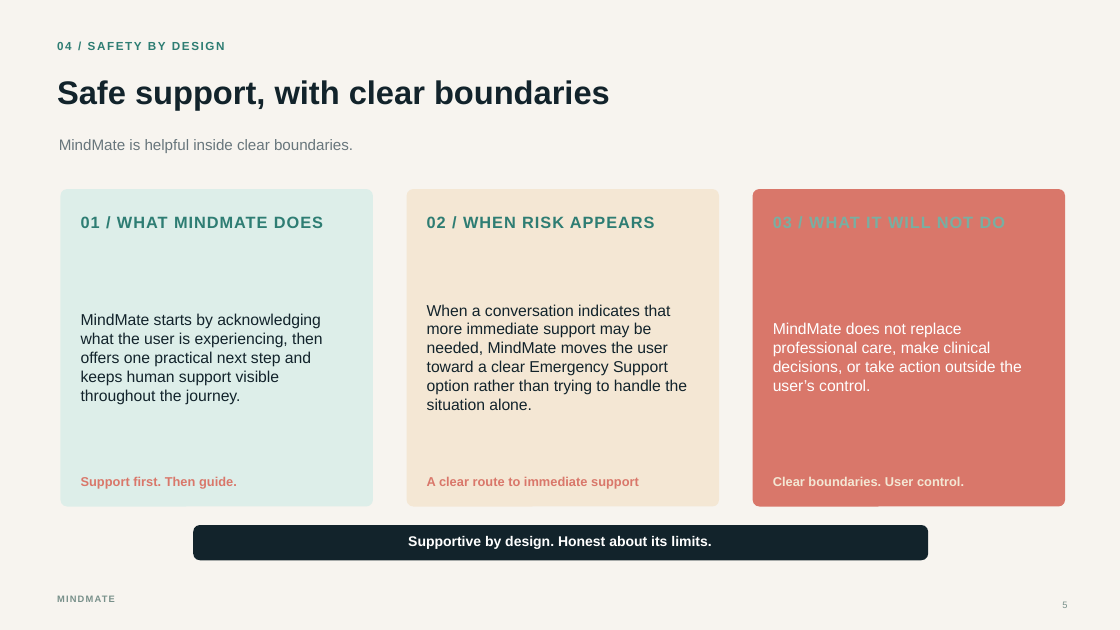
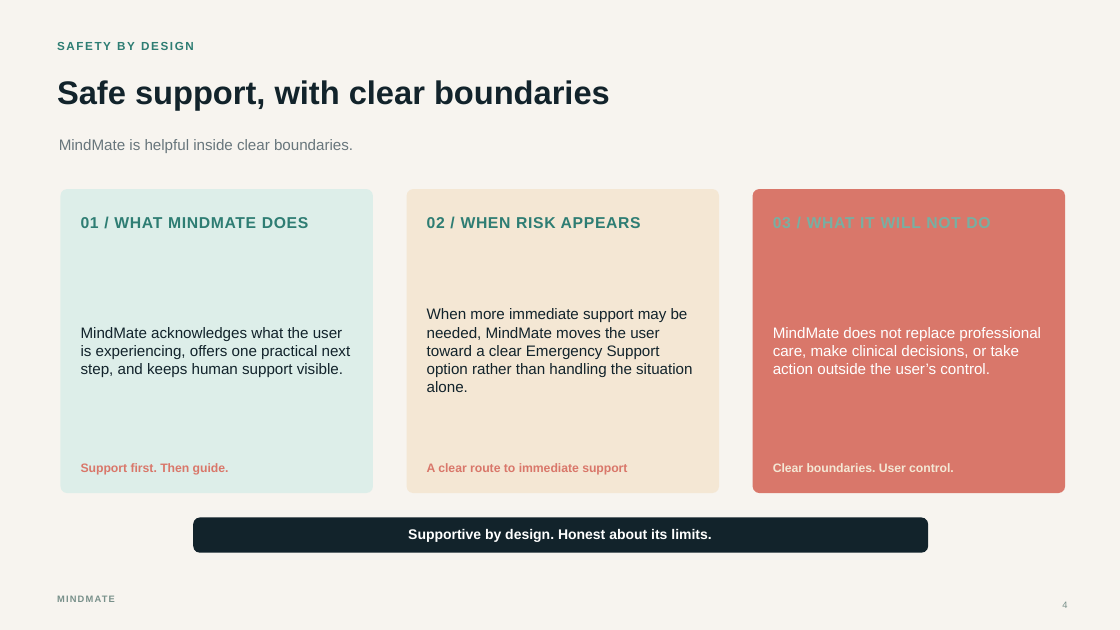
Before and after one commit to Tor3x-Coder/mindmate, a slide deck: slide 4 of presentation/MindMate_Competition_Presentation.pptx (slide 5 before the commit). Drawn at 1120x630 pixels with LibreOffice and Linux fonts; fonts in the diff are those of the drawing. Boxes give left, top, right and bottom in pixels: in the first picture for what was removed or moved away, otherwise in the second. Text is boxed around its words. In the diff, an @@ line names an element or a change of style, - is before the commit and + after.

Commit message:
docs: align presentation with captain deck and financials

```diff
--- a/presentation/MindMate_Competition_Presentation.pptx
+++ b/presentation/MindMate_Competition_Presentation.pptx
@@ text at [57, 42, 194, 50]: text changed @@
-04 / SAFETY BY DESIGN
+SAFETY BY DESIGN
@@ rounded rectangle: place and size @@
-rounded rectangle at [60, 189, 373, 507]
+rounded rectangle at [60, 189, 373, 493]
@@ text "01 / WHAT MINDMATE DOES" at [81, 217, 308, 228]: size 14 to 13.5 pt, letter spacing 0.8 to 0.6 pt @@
@@ rounded rectangle: place and size @@
-rounded rectangle at [407, 189, 719, 507]
+rounded rectangle at [407, 189, 719, 493]
@@ text "02 / WHEN RISK APPEARS" at [427, 217, 641, 228]: size 14 to 13.5 pt, letter spacing 0.8 to 0.6 pt @@
@@ rounded rectangle: place and size @@
-rounded rectangle at [753, 189, 1065, 507]
+rounded rectangle at [753, 189, 1065, 493]
@@ text "MindMate does not replace professional ..." at [773, 327, 1041, 374]: size 13.5 to 13 pt @@
@@ text at [81, 327, 351, 377]: text changed; size 13.5 to 13 pt @@
-MindMate starts by acknowledging what the user is experiencing, then offers one practical next step and keeps human support visible throughout the journey.
+MindMate acknowledges what the user is experiencing, offers one practical next step, and keeps human support visible.
@@ text at [427, 308, 692, 392]: text changed; size 13.5 to 13 pt @@
-When a conversation indicates that more immediate support may be needed, MindMate moves the user toward a clear Emergency Support option rather than trying to handle the situation alone.
+When more immediate support may be needed, MindMate moves the user toward a clear Emergency Support option rather than handling the situation alone.
@@ 3 texts: place and size @@
-3 texts at [81, 477, 964, 489]
+3 texts at [81, 463, 954, 475]
@@ size 11 to 10.5 pt in 3 elements at [81, 463, 229, 475], [427, 463, 627, 475], [773, 463, 954, 472] @@
@@ rounded rectangle: place and size @@
-rounded rectangle at [193, 525, 928, 560]
+rounded rectangle at [193, 518, 928, 553]
@@ text "Supportive by design. Honest about ...": place and size @@
-text "Supportive by design. Honest about ..." at [408, 536, 711, 549]
+text "Supportive by design. Honest about ..." at [408, 529, 711, 542]
@@ page number at [1062, 602, 1067, 608]: text changed @@
-5
+4
```
Also in this commit, not shown: 6 other slides changed, 2 slides added, 4 slides removed.
